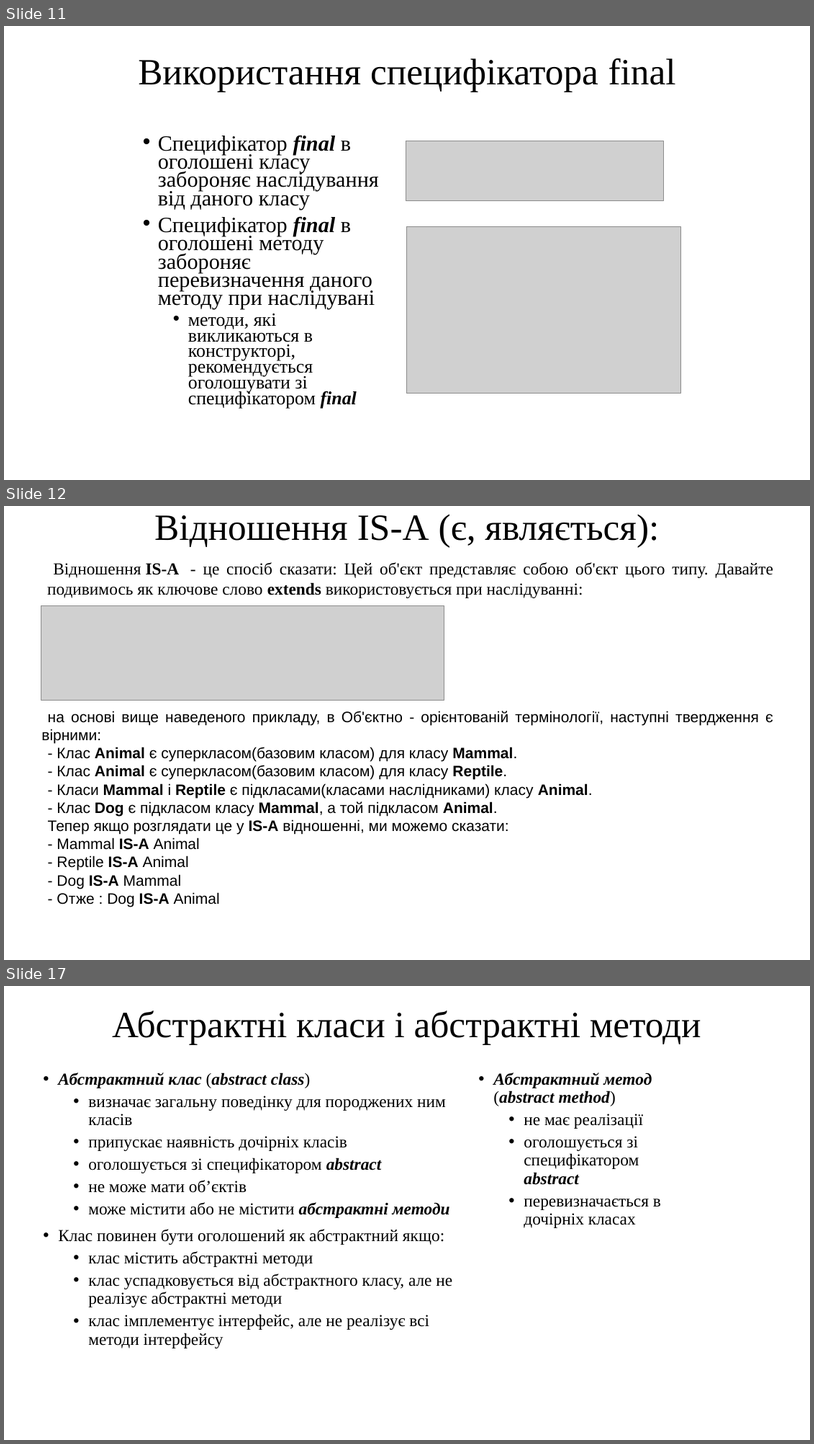
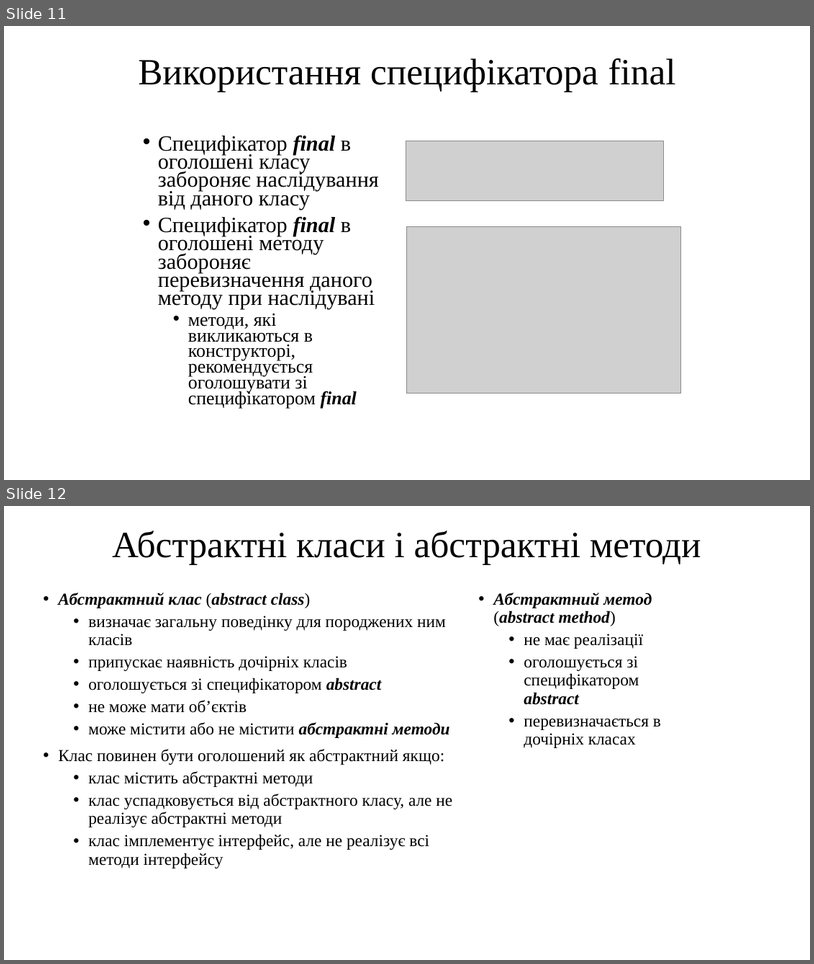
Before and after one commit to arg3ntuum/JavaCourse, a slide deck: Java Урок 11 ООП. Наслідування і абстракні класи.pptx. Shown one above the other, each under a label of ours: slides 11, 12 and 17 before the commit, slides 11 and 12 after it; the slides between them are not shown. The pictures are 814x1444 and 814x964 pixels, drawn with LibreOffice and Linux fonts; fonts in the diff are those of the drawing; grey boxes stand for pictures. Boxes give left, top, right and bottom in pixels: in the first picture for what was removed or moved away, otherwise in the second. Text is boxed around its words. In the diff, an @@ line names an element or a change of style, - is before the commit and + after.

```diff
--- a/Java Урок 11 ООП. Наслідування і абстракні класи.pptx
+++ b/Java Урок 11 ООП. Наслідування і абстракні класи.pptx
@@ slide 12 removed at (x1=4, y1=506, x2=810, y2=960), background #FFFFFF @@
@@ title removed at (x1=154, y1=514, x2=659, y2=548) @@
-Відношення IS-A (є, являється):
@@ text removed at (x1=47, y1=562, x2=774, y2=598) @@
-Відношення IS-A - це спосіб сказати: Цей об'єкт представляє собою об'єкт цього типу. Давайте подивимось як ключове слово extends використовується при наслідуванні:
@@ picture removed at (x1=41, y1=605, x2=445, y2=700) @@
@@ text removed at (x1=41, y1=710, x2=774, y2=906) @@
-на основі вище наведеного прикладу, в Об'єктно - орієнтованій термінології, наступні твердження є вірними:
-- Клас Animal є суперкласом(базовим класом) для класу Mammal.
-- Клас Animal є суперкласом(базовим класом) для класу Reptile.
-- Класи Mammal і Reptile є підкласами(класами наслідниками) класу Animal.
-- Клас Dog є підкласом класу Mammal, а той підкласом Animal.
-Тепер якщо розглядати це у IS-A відношенні, ми можемо сказати:
-- Mammal IS-A Animal
-- Reptile IS-A Animal
-- Dog IS-A Mammal
-- Отже : Dog IS-A Animal
@@ what was slide 17 is now slide 12 @@
```
Also in this commit, not shown: 4 other slides removed, 1 other file.
